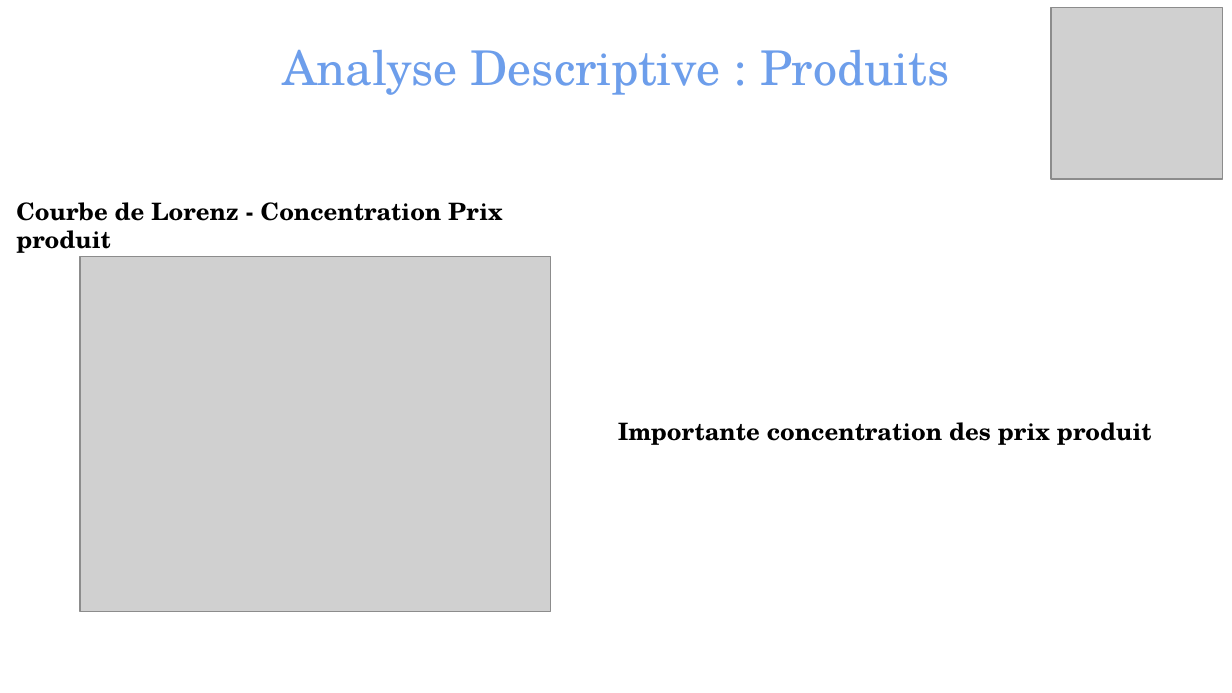
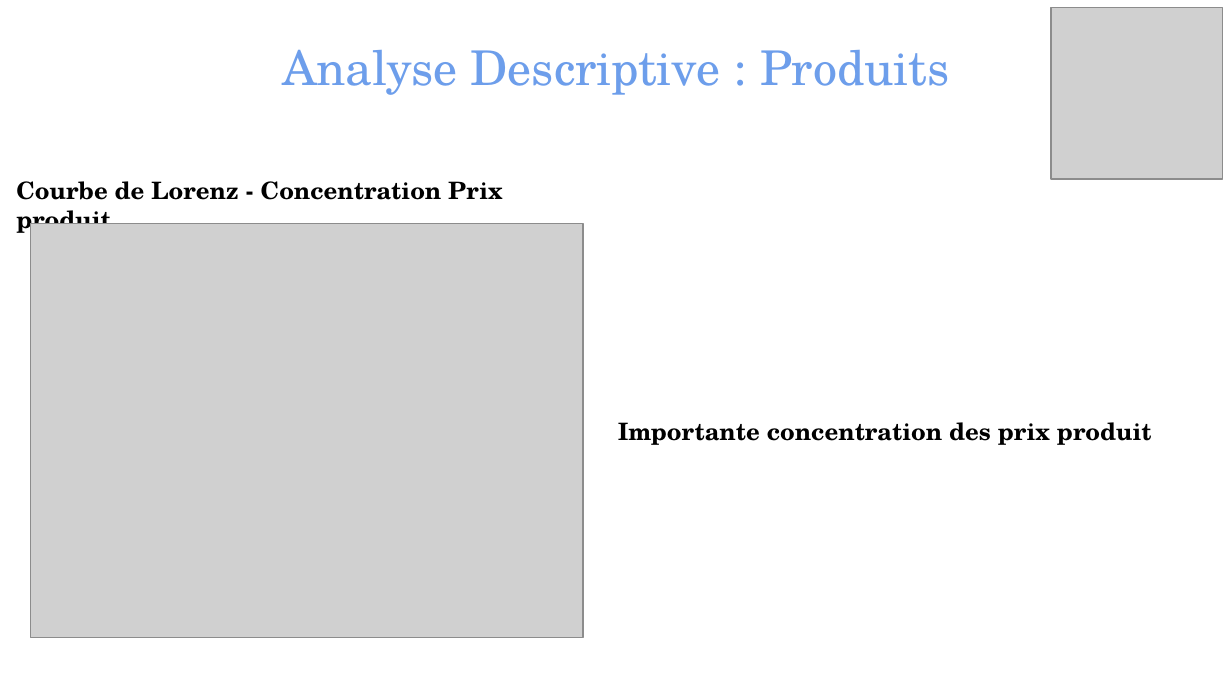
Before and after one commit to TheoChastrePradat/P4_Analyse_Vente, a slide deck: slide 22 of Livrables/Projet 4 - Soutenance _ Rester livres.pptx (slide 23 before the commit). Drawn at 1232x693 pixels with LibreOffice and Linux fonts; fonts in the diff are those of the drawing; grey boxes stand for pictures. Boxes give left, top, right and bottom in pixels: in the first picture for what was removed or moved away, otherwise in the second. Text is boxed around its words. In the diff, an @@ line names an element or a change of style, - is before the commit and + after.

```diff
--- a/Livrables/Projet 4 - Soutenance _ Rester livres.pptx
+++ b/Livrables/Projet 4 - Soutenance _ Rester livres.pptx
@@ text "Courbe de Lorenz - Concentration ...": place and size @@
-text "Courbe de Lorenz - Concentration ..." at (16,202,503,257)
+text "Courbe de Lorenz - Concentration ..." at (16,181,503,236)
@@ picture: place and size @@
-picture at (80,256,551,611)
+picture at (31,224,583,638)
```
Also in this commit, not shown: 10 other slides changed, 1 slide added, 1 slide removed, 2 other files.
